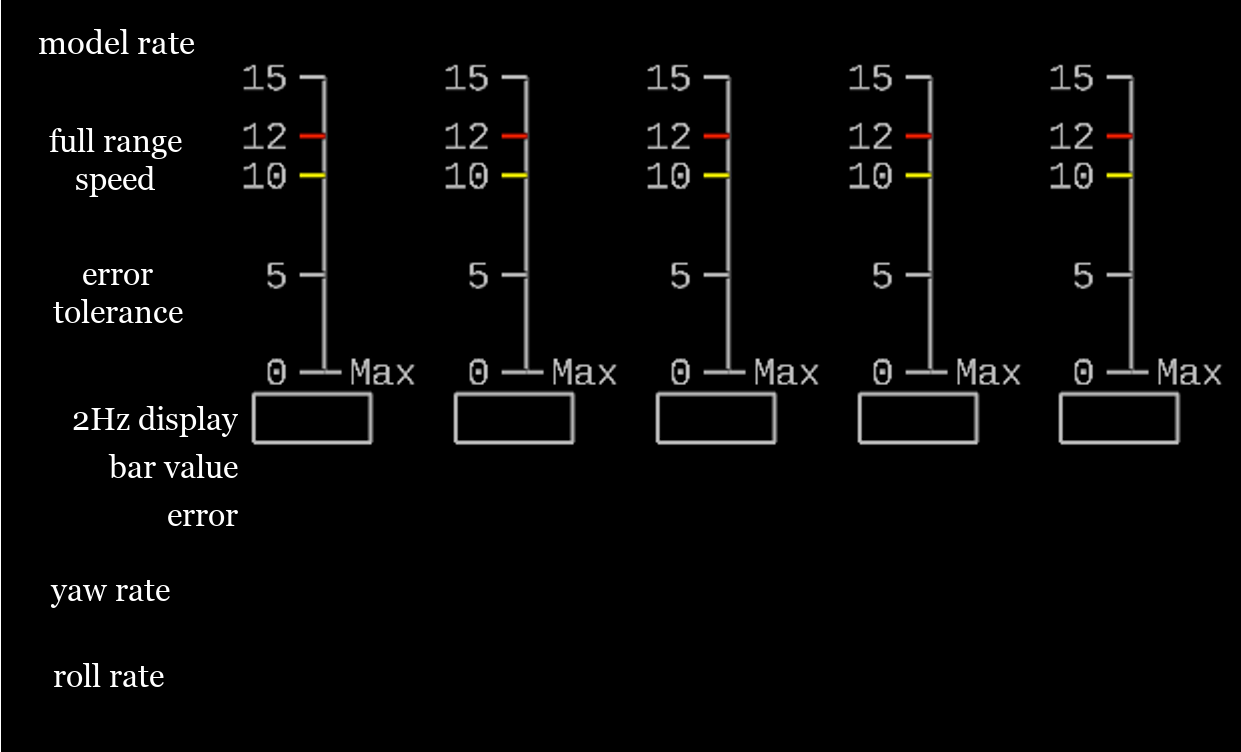
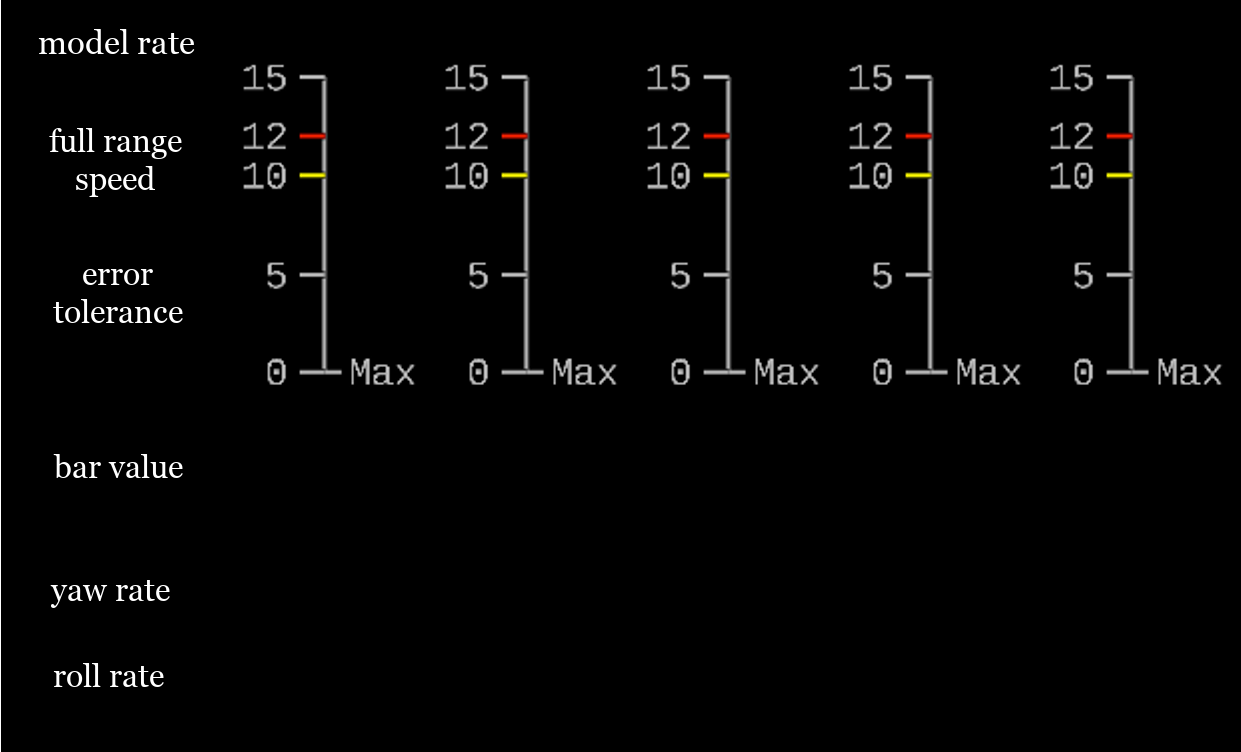
Layer changes from the first 1241x752 image to the second:
added layer "Layer #5" above "Layer #4" over left=168, top=510, right=238, bottom=526
added layer "Layer #4" above "error ..." over left=73, top=390, right=1182, bottom=446
painted on "2Hz display ..." over left=53, top=406, right=238, bottom=526
